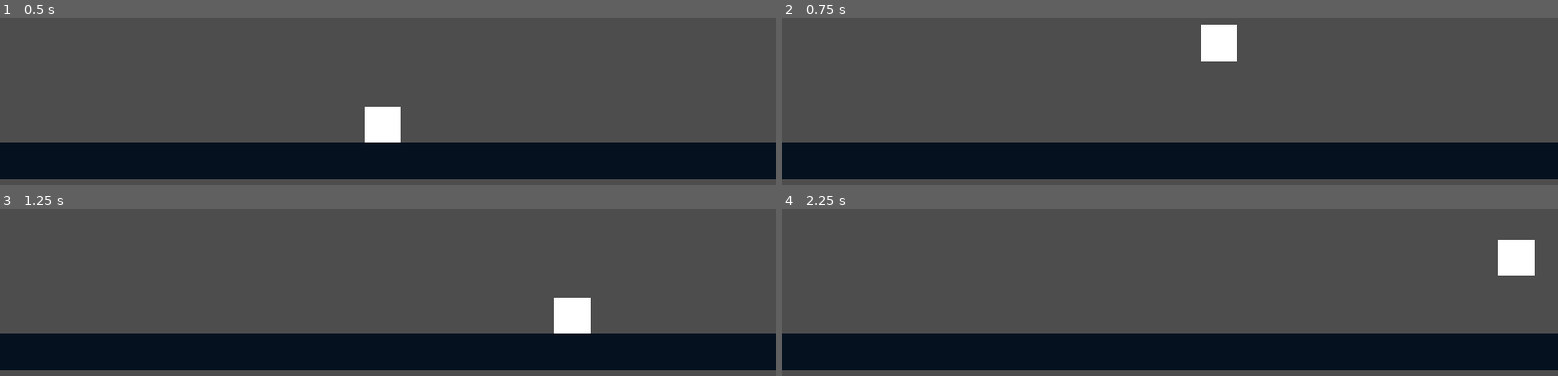
Above: before the commit, frames 1-4 (two rows, left to right).
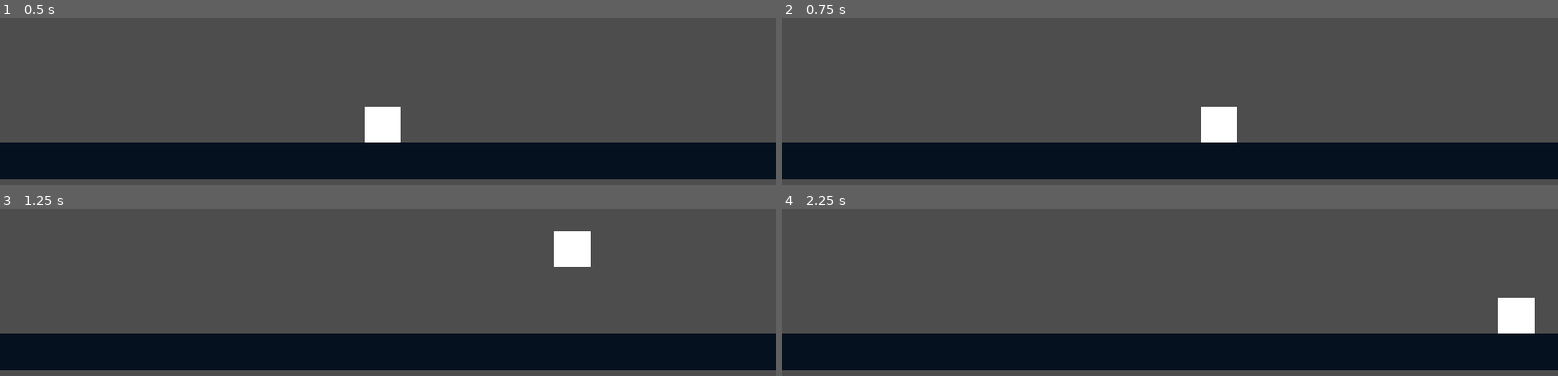
Above: after the commit, the same moments.

Repository: Timi865/Microvania
Game: Godot game, scene res://Scenes/game.tscn
Same seed, same stepped clock (60 frames per second), same inputs: the game is played once before the commit and once after it.
Inputs:
- Up to frame 1 (0.5 s): no input
- Up to frame 2 (0.75 s): tap Enter (ui_accept) at 0.5, 0.6 s; hold Right (Move_right) from 0.53 s (still down)
- Up to frame 3 (1.25 s): keep holding Right (Move_right); tap Space (Jump) at 0.77, 0.8, 1.07 s
- Up to frame 4 (2.25 s): tap Space (Jump) at 1.35, 1.52, 1.82 s; tap Enter (ui_accept) at 1.55, 2.1 s; release Right (Move_right) at 2.03 s; hold Left (Move_left) from 2.03 s (still down)

Frame 1 is identical in both runs. In frame 2, 2.0% of the frame differs, in the area x 54-59%, y 4-75%; in frame 3, 2.0%, in the area x 71-77%, y 13-75%; in frame 4, 2.0%.

Commit message:
Move right left and jump in script

Diff:
--- a/Scenes/character_body_2d.gd
+++ b/Scenes/character_body_2d.gd
@@ -11,12 +11,12 @@
 		velocity += get_gravity() * delta
 
 	# Handle jump.
-	if Input.is_action_just_pressed("ui_accept") and is_on_floor():
+	if Input.is_action_just_pressed("Jump") and is_on_floor():
 		velocity.y = JUMP_VELOCITY
 
 	# Get the input direction and handle the movement/deceleration.
 	# As good practice, you should replace UI actions with custom gameplay actions.
-	var direction := Input.get_axis("ui_left", "ui_right")
+	var direction := Input.get_axis("Move_left", "Move_right")
 	if direction:
 		velocity.x = direction * SPEED
 	else:
